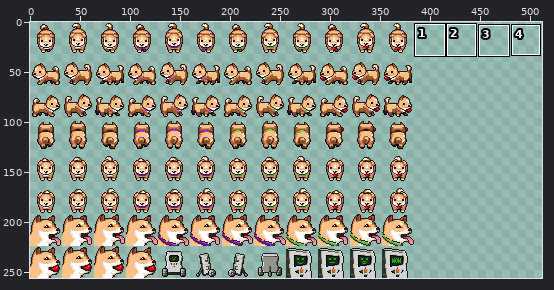
Sprite sheet: Simulator 3/So_more_doge.png. Above, an overview of the earlier version with the close-up marked.
Close-up. Before the edit:
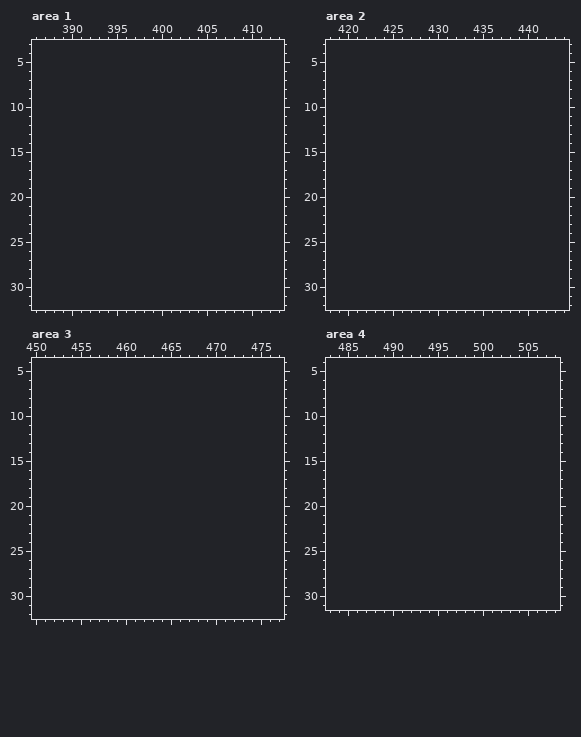
The file is 384x256 pixels. Colours within 5 levels of each other are drawn and written as one. Shown: area 1: x 386..413, y 3..32; area 2: x 418..444, y 3..32; area 3: x 450..477, y 4..32; area 4: x 483..508, y 4..31. The old version is drawn lined up with the new one, on the new canvas. The commit also changed other parts of the picture, which this record leaves out.
Palette (. is transparent): 
After the commit:
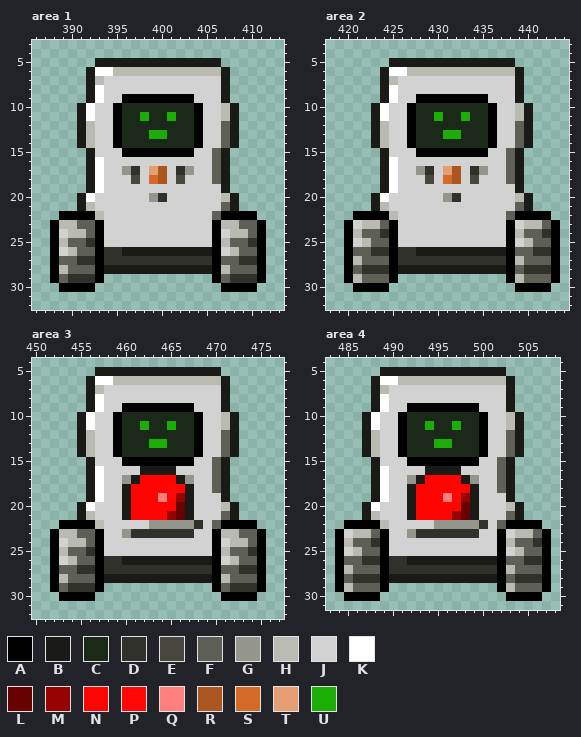
Colours new in this view: A #000000  B #1a1a16  C #1b2919  D #31312b  E #47463f  F #5e5f57  G #94958d  H #b9bab1  J #d2d2d2  K #ffffff  L #680200  M #960300  N #ff0400  P #ff0707  Q #ff7f7d  R #ab551f  S #d56927  T #e59e71  U #1cae06
Changes in this commit:
canvas 384x256 -> 512x256
Changed rows in their new state; - is an unchanged pixel.
Area 1:
first column x 388:
 5 -----BBBBBBBBBBBBBB-----
 6 ----BKKHHHHHHHHHHHHB----
 7 ----BHJJJJJJJJJJJJJB----
 8 ----BKJJJJJJJJJJJJJB----
 9 ----BKJJAAAAAAAAJJJB----
10 ---BKJJACCCCCCCCAJJHB---
11 ---BKJJACCUCCUCCAJJHB---
12 ---BHJJACCCCCCCCAJJFB---
13 ---BHJJACCCUUCCCAJJFB---
14 ---BHJJACCCCCCCCAJJFB---
15 ----BJJJAAAAAAAAJJFB----
16 ----BKJJJJJJJJJJJJFB----
17 ----BKJJGDJTRJDGJJFB----
18 ----BKJJJEJSRJEJJJFB----
19 ----BKJJJJJJJJJJJJJB----
20 ---BKJJJJJJGDJJJJJJHB---
21 ---BHJJJJJJJJJJJJJJFB---
22 -AAAAHJJJJJJJJJJJJFAAAA-
23 AHHFFAJJJJJJJJJJJJAHHFFA
24 AJHHFAJJJJJJJJJJJJAJHHFA
25 AHFFDAJJJJJJJJJJJJAHFFDA
26 AJHFFADDBBBBBBBBBBAJHFFA
27 AFFDDADDDDDDDDDDDDAFFDDA
28 AHFFFABBBBBBBBBBBBAHFFFA
29 AFDDDA------------AFDDDA
30 -AAAA--------------AAAA-
Area 2:
first column x 420:
 5 -----BBBBBBBBBBBBBB-----
 6 ----BKKHHHHHHHHHHHHB----
 7 ----BHJJJJJJJJJJJJJB----
 8 ----BKJJJJJJJJJJJJJB----
 9 ----BKJJAAAAAAAAJJJB----
10 ---BKJJACCCCCCCCAJJHB---
11 ---BKJJACCUCCUCCAJJHB---
12 ---BHJJACCCCCCCCAJJFB---
13 ---BHJJACCCUUCCCAJJFB---
14 ---BHJJACCCCCCCCAJJFB---
15 ----BJJJAAAAAAAAJJFB----
16 ----BKJJJJJJJJJJJJFB----
17 ----BKJJGDJTRJDGJJFB----
18 ----BKJJJEJSRJEJJJFB----
19 ----BKJJJJJJJJJJJJJB----
20 ---BKJJJJJJGDJJJJJJHB---
21 ---BHJJJJJJJJJJJJJJFB---
22 -AAAAHJJJJJJJJJJJJFAAAA-
23 AJHHFAJJJJJJJJJJJJAJHHFA
24 AHFFDAJJJJJJJJJJJJAHFFDA
25 AJHFFAJJJJJJJJJJJJAJHFFA
26 AFFDDADDBBBBBBBBBBAFFDDA
27 AHFFFADDDDDDDDDDDDAHFFFA
28 AFDDDABBBBBBBBBBBBAFDDDA
29 AHFFFA------------AHFFFA
30 -AAAA--------------AAAA-
Area 3:
first column x 452:
 5 -----BBBBBBBBBBBBBB-----
 6 ----BKKHHHHHHHHHHHHB----
 7 ----BHJJJJJJJJJJJJJB----
 8 ----BKJJJJJJJJJJJJJB----
 9 ----BKJJAAAAAAAAJJJB----
10 ---BKJJACCCCCCCCAJJHB---
11 ---BKJJACCUCCUCCAJJHB---
12 ---BHJJACCCCCCCCAJJFB---
13 ---BHJJACCCUUCCCAJJFB---
14 ---BHJJACCCCCCCCAJJFB---
15 ----BJJJAAAAAAAAJJFB----
16 ----BKJJJJBBBBJJJJFB----
17 ----BKJJGBNNNNBGJJFB----
18 ----BKJJBNNNNPNBJJFB----
19 ----BKJJBNNNQPMBJJJB----
20 ---BKJJJBNNNNNLBJJJHB---
21 ---BHJJJBNNNNMLBJJJFB---
22 -AAAAHJJJJJGGGGGDJFAAAA-
23 AHHFFAJJGDDDDDDDJJAHHFFA
24 AJHHFAJJJJJJJJJJJJAJHHFA
25 AHFFDAJJJJJJJJJJJJAHFFDA
26 AJHFFADDBBBBBBBBBBAJHFFA
27 AFFDDADDDDDDDDDDDDAFFDDA
28 AHFFFABBBBBBBBBBBBAHFFFA
29 AFDDDA------------AFDDDA
30 -AAAA--------------AAAA-
Area 4:
first column x 484:
 5 -----BBBBBBBBBBBBBB-----
 6 ----BKKHHHHHHHHHHHHB----
 7 ----BHJJJJJJJJJJJJJB----
 8 ----BKJJJJJJJJJJJJJB----
 9 ----BKJJAAAAAAAAJJJB----
10 ---BKJJACCCCCCCCAJJHB---
11 ---BKJJACCUCCUCCAJJHB---
12 ---BHJJACCCCCCCCAJJFB---
13 ---BHJJACCCUUCCCAJJFB---
14 ---BHJJACCCCCCCCAJJFB---
15 ----BJJJAAAAAAAAJJFB----
16 ----BKJJJJBBBBJJJJFB----
17 ----BKJJGBNNNNBGJJFB----
18 ----BKJJBNNNNPNBJJFB----
19 ----BKJJBNNNQPMBJJJB----
20 ---BKJJJBNNNNNLBJJJHB---
21 ---BHJJJBNNNNMLBJJJFB---
22 -AAAAHJJJJJGGGGGDJFAAAA-
23 AJHHFAJJGDDDDDDDJJAJHHFA
24 AHFFDAJJJJJJJJJJJJAHFFDA
25 AJHFFAJJJJJJJJJJJJAJHFFA
26 AFFDDADDBBBBBBBBBBAFFDDA
27 AHFFFADDDDDDDDDDDDAHFFFA
28 AFDDDABBBBBBBBBBBBAFDDDA
29 AHFFFA------------AHFFFA
30 -AAAA--------------AAAA-
Changed places in both close-ups, as pixel boxes (x1, y1, x2, y2):
added: (50, 58, 266, 292)
added: (344, 58, 560, 292)
added: (50, 367, 266, 601)
added: (335, 367, 551, 601)
